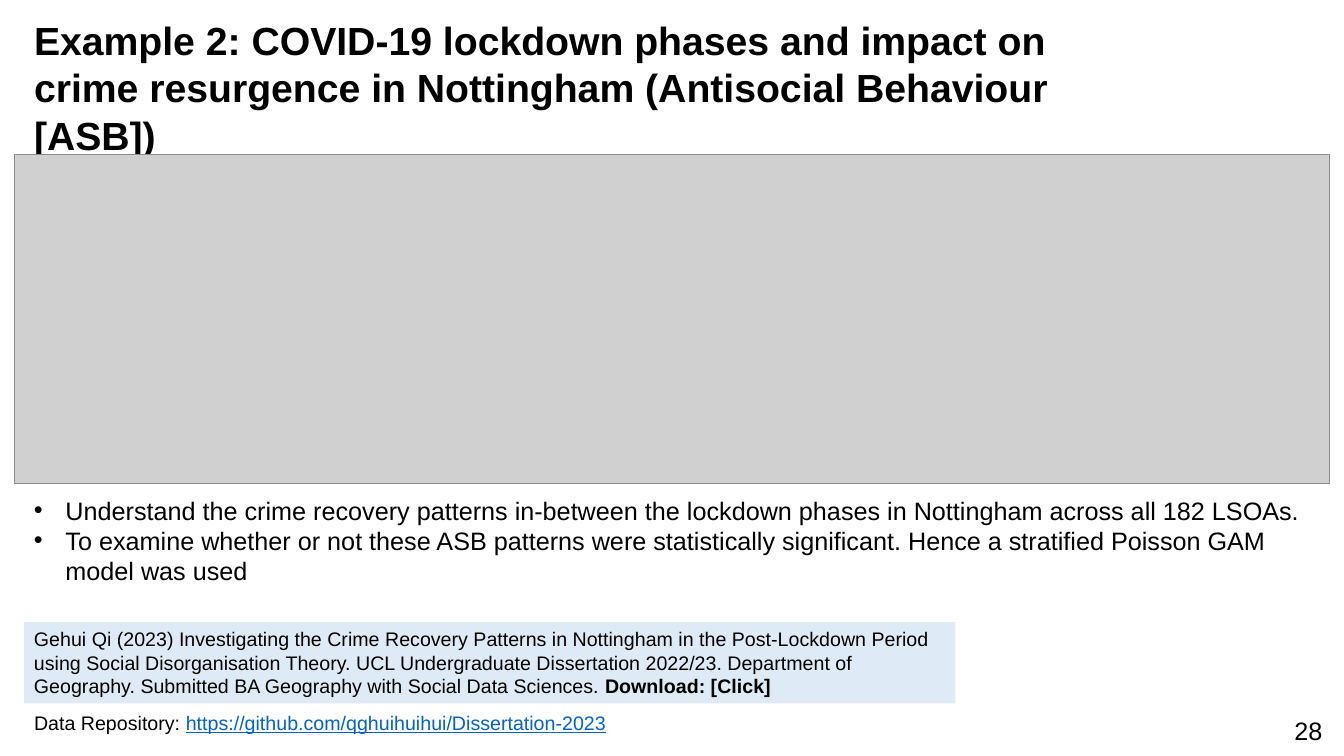
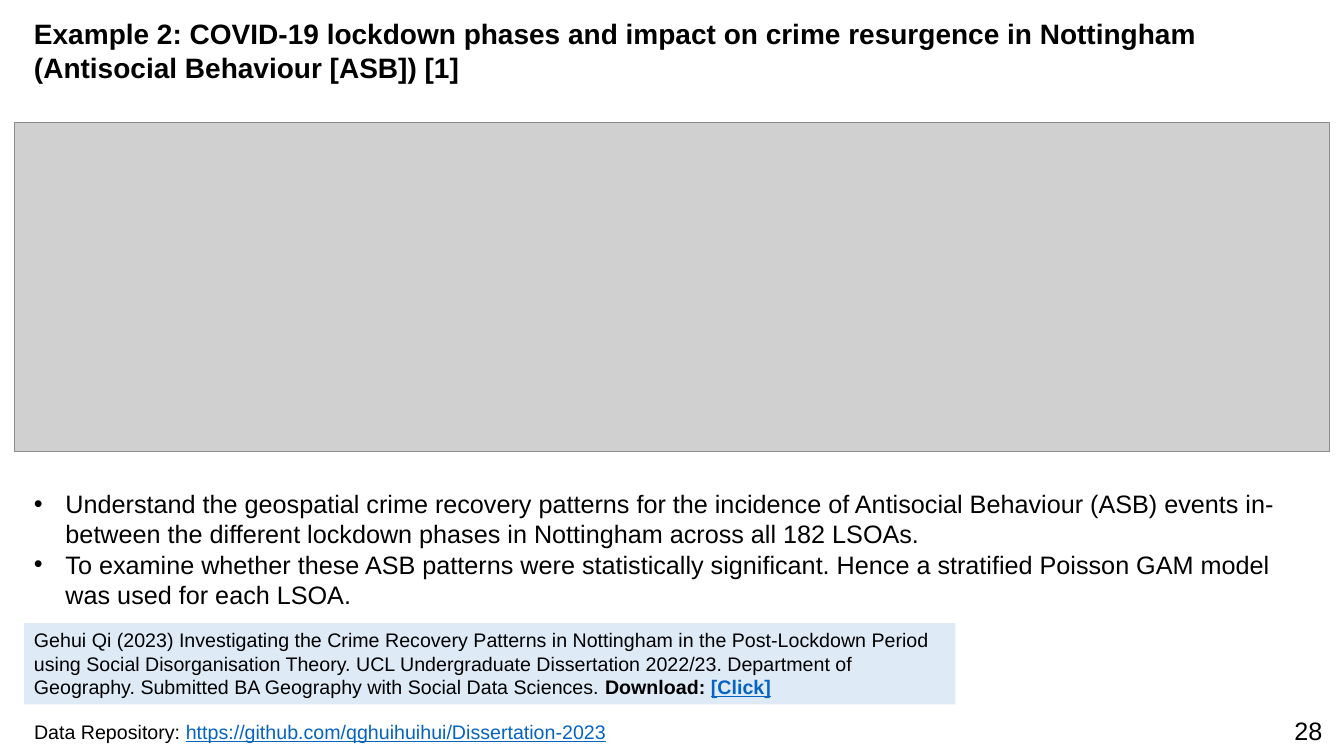
Before and after one commit to UCLPG-MSC-SGDS/GEOG0125, a slide deck: slide 28 of Lecture_notes_ppt/GEOG0125 Week 3 Lecture - Bayesian GAMs.pptx. Drawn at 1344x756 pixels with LibreOffice and Linux fonts; fonts in the diff are those of the drawing; grey boxes stand for pictures. Boxes give left, top, right and bottom in pixels: in the first picture for what was removed or moved away, otherwise in the second. Text is boxed around its words. In the diff, an @@ line names an element or a change of style, - is before the commit and + after.

```diff
--- a/Lecture_notes_ppt/GEOG0125 Week 3 Lecture - Bayesian GAMs.pptx
+++ b/Lecture_notes_ppt/GEOG0125 Week 3 Lecture - Bayesian GAMs.pptx
@@ text at (x1=34, y1=23, x2=1196, y2=83): text changed; size 28 to 20 pt @@
-Example 2: COVID-19 lockdown phases and impact on crime resurgence in Nottingham (Antisocial Behaviour [ASB])
+Example 2: COVID-19 lockdown phases and impact on crime resurgence in Nottingham (Antisocial Behaviour [ASB]) [1]
@@ picture moved from (x1=14, y1=154, x2=1330, y2=484) to (x1=14, y1=122, x2=1330, y2=452) @@
@@ text at (x1=65, y1=494, x2=1273, y2=605): text changed @@
-• Understand the crime recovery patterns in-between the lockdown phases in Nottingham across all 182 LSOAs.
-• To examine whether or not these ASB patterns were statistically significant. Hence a stratified Poisson GAM model was used
+• Understand the geospatial crime recovery patterns for the incidence of Antisocial Behaviour (ASB) events in-between the different lockdown phases in Nottingham across all 182 LSOAs.
+• To examine whether these ASB patterns were statistically significant. Hence a stratified Poisson GAM model was used for each LSOA.
@@ rectangle "Gehui Qi (2023) Investigating the ..." at (x1=24, y1=623, x2=956, y2=705): text colour #000000 to #0563C1, underline on in "[Click]" @@
@@ text "Data Repository: https://github.com/qghuihuihui/Dissertation ..." moved from (x1=34, y1=715, x2=606, y2=734) to (x1=34, y1=724, x2=606, y2=743) @@
```
Also in this commit, not shown: 1 other slide changed, 5 other files.
